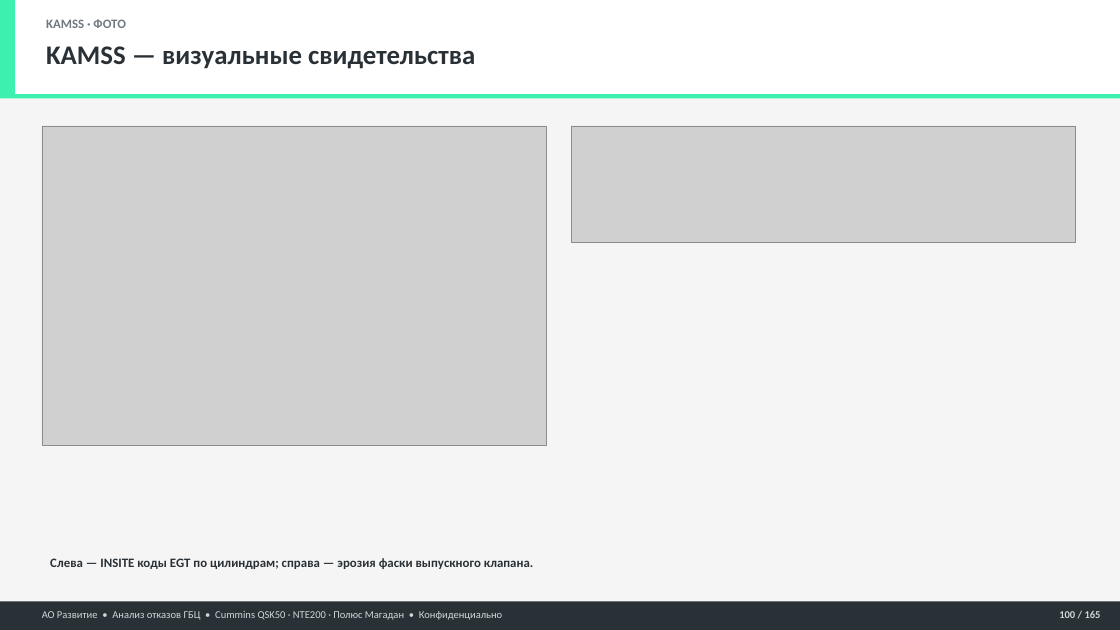
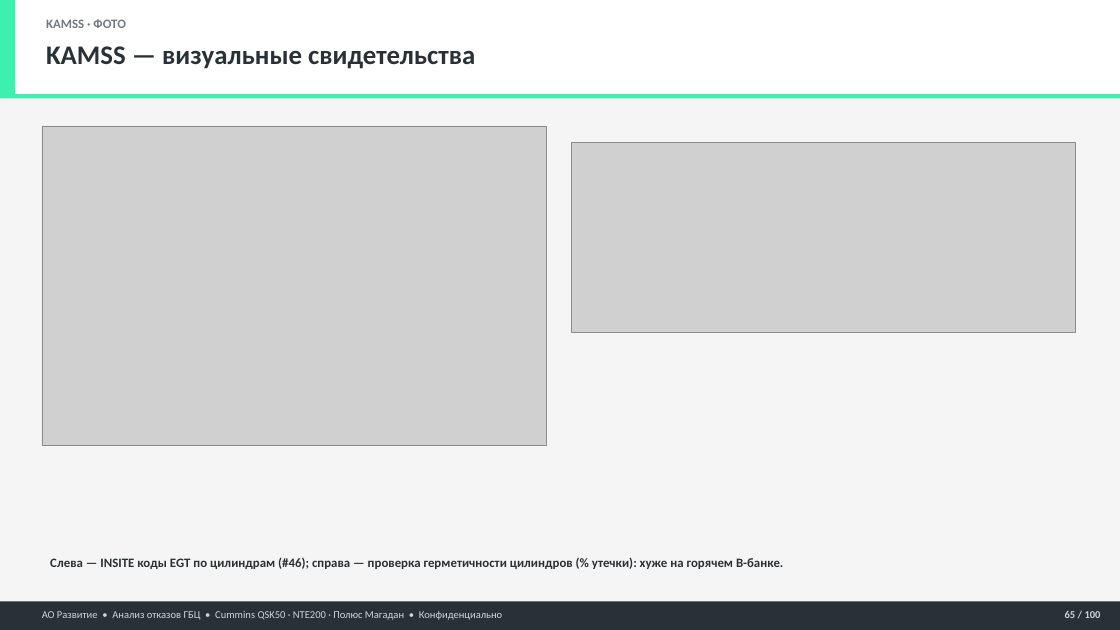
Before and after one commit to victorekuznetsov/NTE200, a slide deck: slide 65 of 05 Отчёты/Презентации/Анализ_ГБЦ_QSK50_NTE200_БОЛЬШОЙ.pptx (slide 100 before the commit). Drawn at 1120x630 pixels with LibreOffice and Linux fonts; fonts in the diff are those of the drawing; grey boxes stand for pictures. Boxes give left, top, right and bottom in pixels: in the first picture for what was removed or moved away, otherwise in the second. Text is boxed around its words. In the diff, an @@ line names an element or a change of style, - is before the commit and + after.

```diff
--- a/05 Отчёты/Презентации/Анализ_ГБЦ_QSK50_NTE200_БОЛЬШОЙ.pptx
+++ b/05 Отчёты/Презентации/Анализ_ГБЦ_QSK50_NTE200_БОЛЬШОЙ.pptx
@@ picture: place and size @@
-picture at (571,126,1075,242)
+picture at (571,143,1075,333)
@@ text at (50,557,783,569): text changed @@
-Слева — INSITE коды EGT по цилиндрам; справа — эрозия фаски выпускного клапана.
+Слева — INSITE коды EGT по цилиндрам (#46); справа — проверка герметичности цилиндров (% утечки): хуже на горячем B-банке.
@@ text at (1065,611,1101,618): text changed @@
-100 / 165
+65 / 100
```
Also in this commit, not shown: 82 other slides changed, 17 slides added, 82 slides removed, 1 other file.
